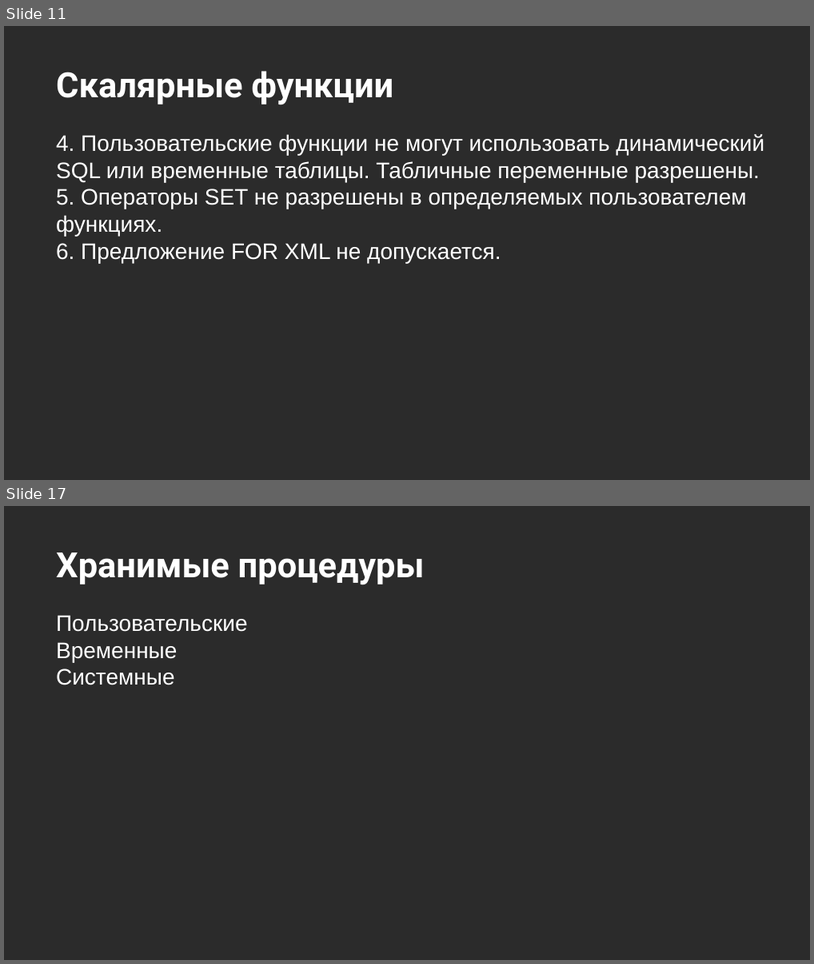
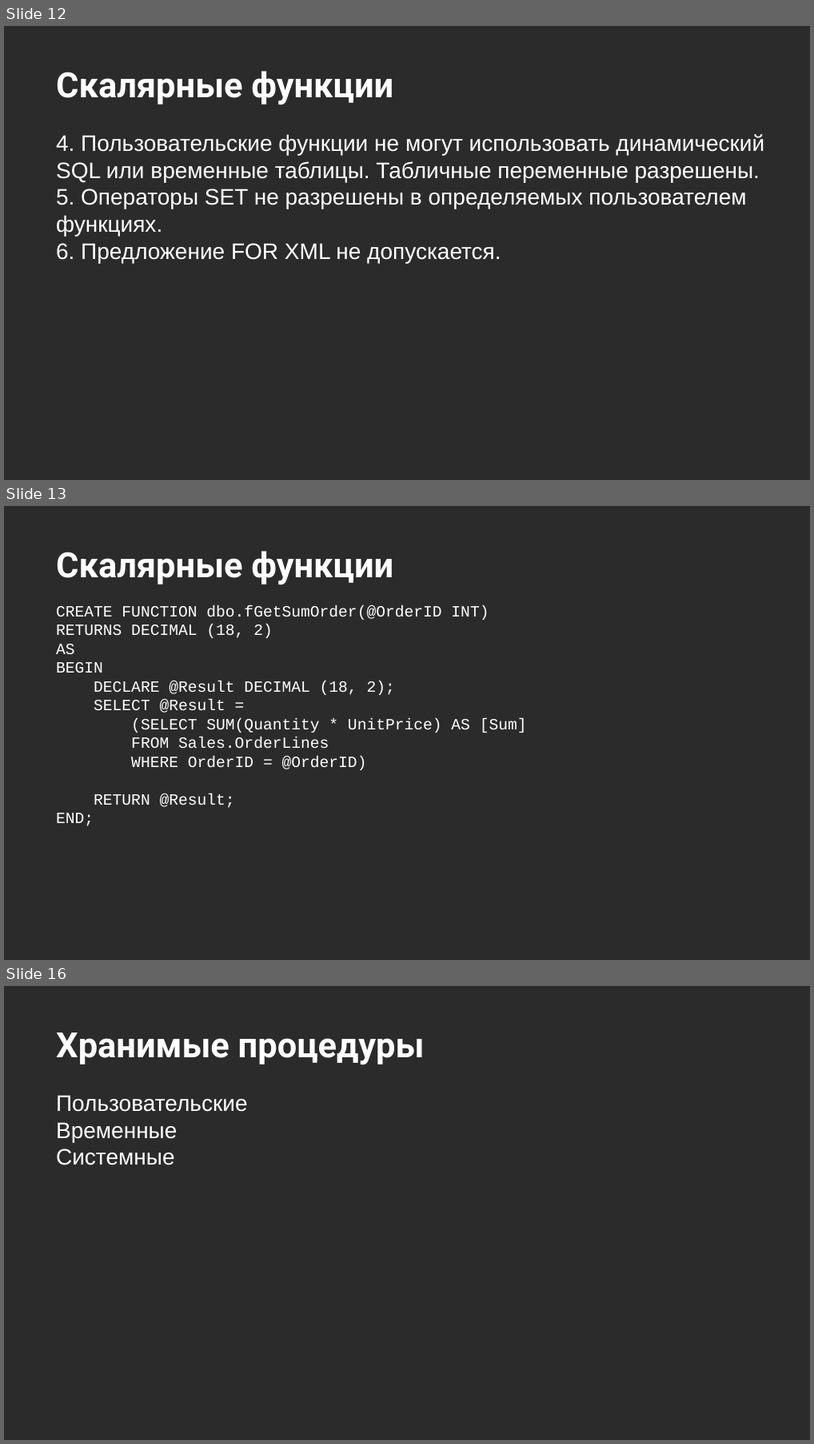
Before and after one commit to MarinaPaley/OTUS, a slide deck: Программирование.pptx. Shown one above the other, each under a label of ours: slides 11 and 17 before the commit, slides 12, 13 and 16 after it; the slides between them are not shown. The pictures are 814x964 and 814x1444 pixels, drawn with LibreOffice and Linux fonts; fonts in the diff are those of the drawing; background and template pictures are left out; a plain dark background stands for a picture behind light text. Boxes give left, top, right and bottom in pixels: in the first picture for what was removed or moved away, otherwise in the second. Text is boxed around its words. In the diff, an @@ line names an element or a change of style, - is before the commit and + after.

```diff
--- a/Программирование.pptx
+++ b/Программирование.pptx
@@ slide 13 added at bbox=[4, 506, 810, 960], background picture (left out) @@
@@ title added at bbox=[56, 551, 394, 585], 31 pt, text #FFFFFF, bold @@
+Скалярные функции
@@ text added at bbox=[56, 605, 527, 826], 14 pt, text #FFFFFF @@
+CREATE FUNCTION dbo.fGetSumOrder(@OrderID INT)
+RETURNS DECIMAL (18, 2)
+AS
+BEGIN
+DECLARE @Result DECIMAL (18, 2);
+SELECT @Result =
+(SELECT SUM(Quantity * UnitPrice) AS [Sum]
+FROM Sales.OrderLines
+WHERE OrderID = @OrderID)
+RETURN @Result;
+END;
@@ what was slide 11 is now slide 12 @@
@@ what was slide 17 is now slide 16 @@
```
Also in this commit, not shown: 2 slides changed, 1 other slide added, 1 slide removed.
